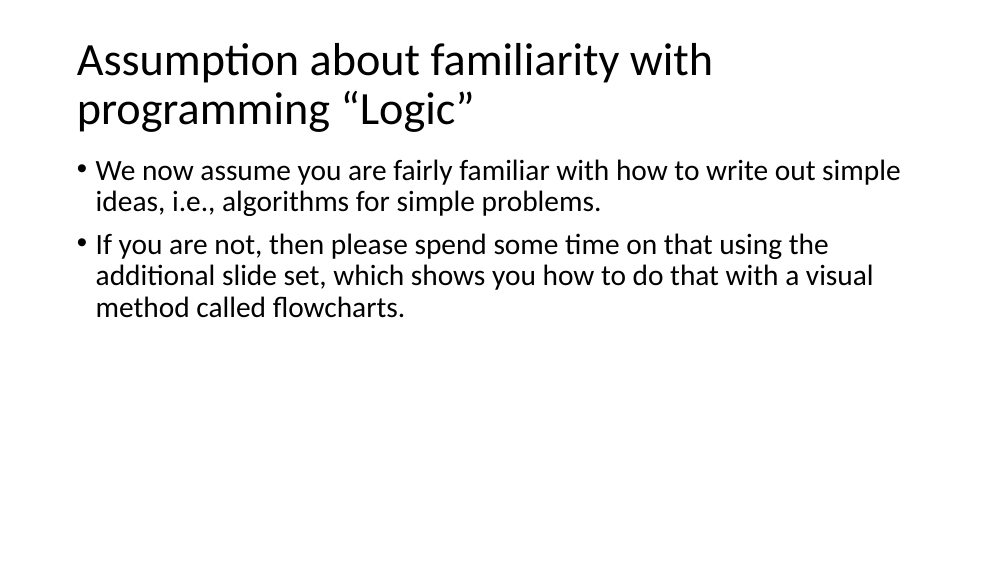
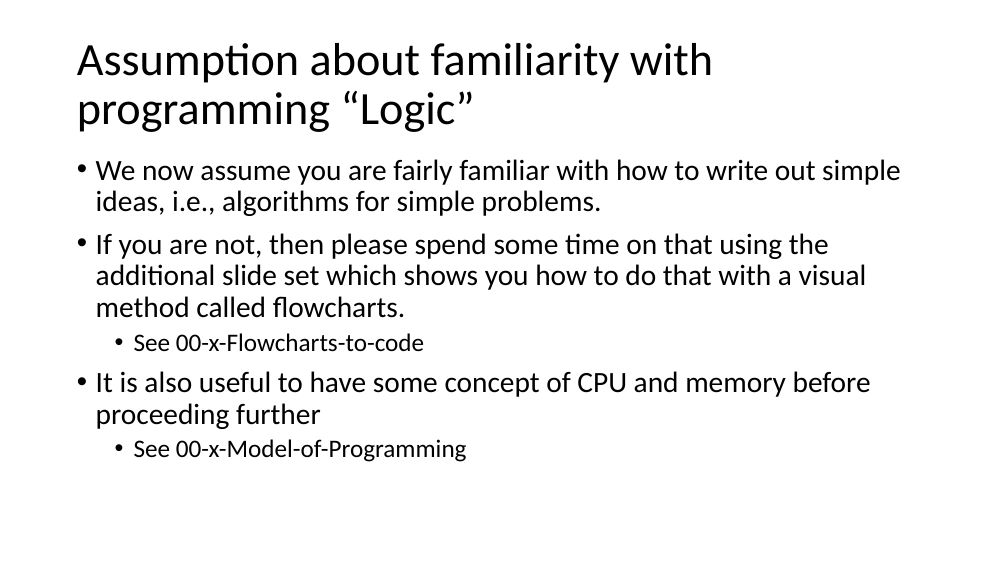
Before and after one commit to rbadrinath/FCP, a slide deck: slide 15 of slides/00-Intro-memory-function.pptx. Drawn at 1008x567 pixels with LibreOffice and Linux fonts; fonts in the diff are those of the drawing. Boxes give left, top, right and bottom in pixels: in the first picture for what was removed or moved away, otherwise in the second. Text is boxed around its words. In the diff, an @@ line names an element or a change of style, - is before the commit and + after.

Commit message:
Intro stuff and Flowcharts

```diff
--- a/slides/00-Intro-memory-function.pptx
+++ b/slides/00-Intro-memory-function.pptx
@@ text at [96,233,871,462]: text changed @@
-• If you are not, then please spend some time on that using the additional slide set, which shows you how to do that with a visual method called flowcharts.
+• If you are not, then please spend some time on that using the additional slide set which shows you how to do that with a visual method called flowcharts.
+  • See 00-x-Flowcharts-to-code
+• It is also useful to have some concept of CPU and memory before proceeding further
+  • See 00-x-Model-of-Programming
```
Also in this commit, not shown: 3 other slides changed, 12 other files.
